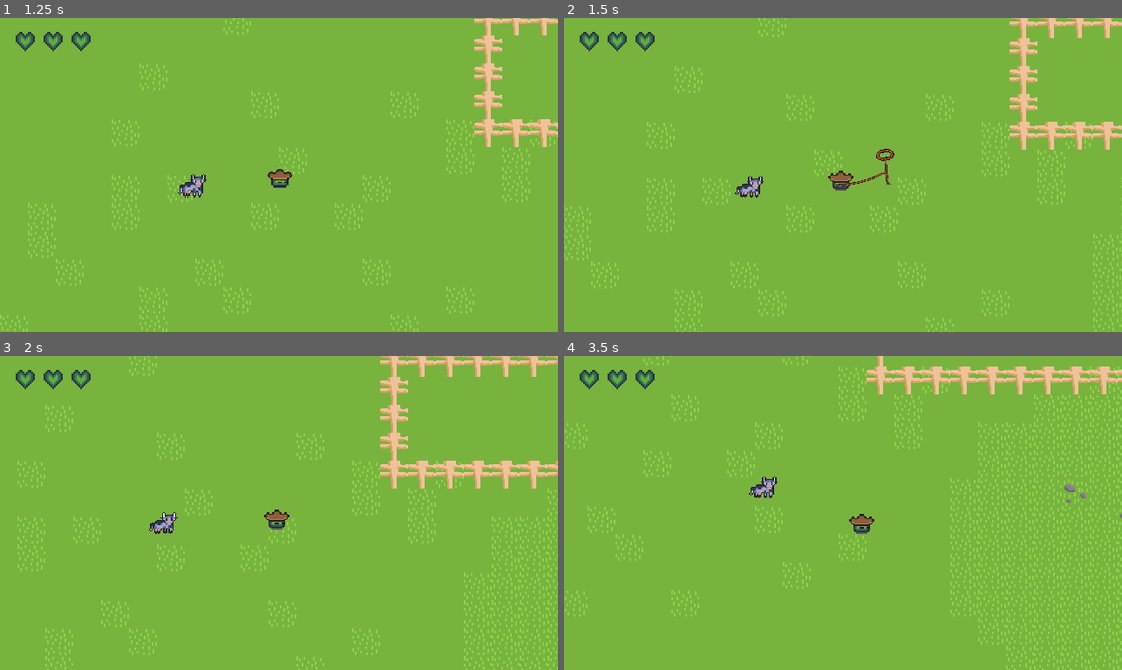
Above: before the commit, frames 1-4 (two rows, left to right).
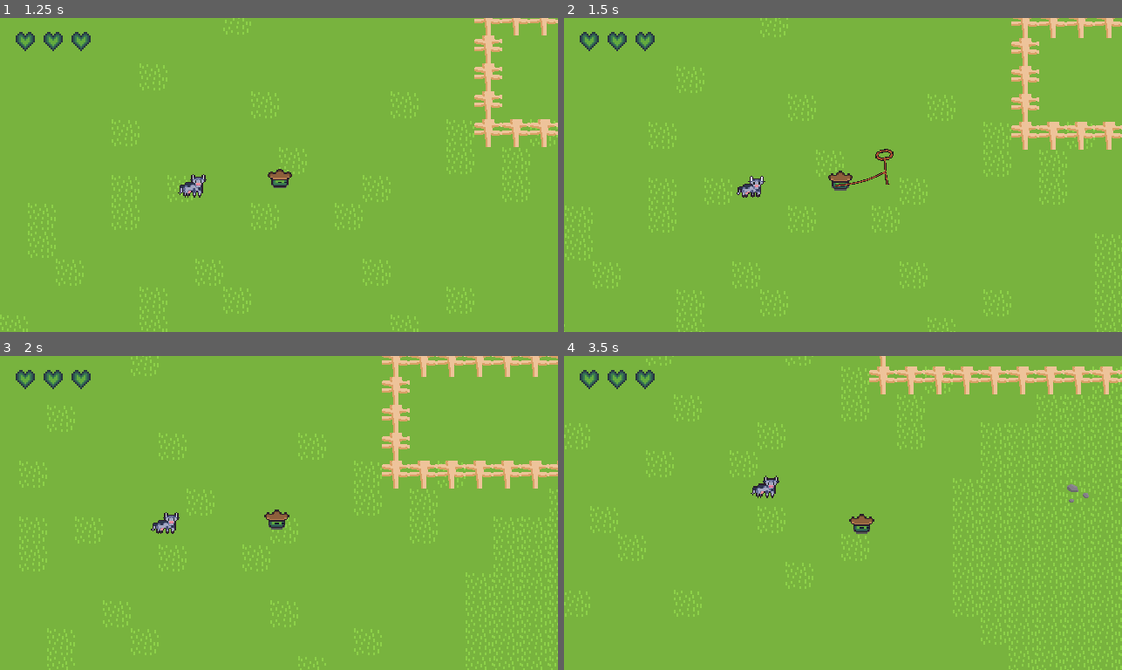
Above: after the commit, the same moments.

Repository: 2weeking/Lasso-Knight
Game: Godot game, scene res://levels/MainMenu.tscn
Two runs of this game, one before a commit and one after it. Both use one fixed random seed, a clock stepped at 60 frames per second and the inputs below.
Inputs (mouse positions are in pixels of both pictures, inside the frame that each line leads up to):
- Up to frame 1 (1.25 s): click "Start" at 0.5 s
- Up to frame 2 (1.5 s): move the mouse to (965, 159) at 1.27 s; hold D (right) from 1.28 s (still down); click (965, 159) at 1.35 s
- Up to frame 3 (2 s): keep holding D (right)
- Up to frame 4 (3.5 s): move the mouse to (731, 528) at 2.02 s; release D (right) at 2.03 s; hold S (down) 2.03-2.78 s; click (731, 528) at 2.1 s; move the mouse to (898, 443) at 2.77 s; hold D (right) from 2.78 s (still down); click (898, 443) at 2.85 s

Frame 1 is identical in both runs. In frame 2, 6.1% of the frame differs, in the area x 0-100%, y 0-100%; in frame 3, 8.1%; in frame 4, 13%.

Commit message:
Hopefully fixed low fps issues by moving idle process to physics process??

Diff:
--- a/entities/knight/knight.gd
+++ b/entities/knight/knight.gd
@@ -34,6 +34,7 @@
 var ropes = []
 var whipping = false
 var desired_velocity = Vector2.ZERO
+var input_direction = Vector2.ZERO
 
 func die():
 	queue_free()
@@ -58,13 +59,14 @@
 	gradient_texture.gradient = gradient
 	lasso_bar.texture_under = gradient_texture
 
-func _physics_process(_delta):
+func _process(delta):
 	# Movement
-	var input_direction = Vector2(
+	input_direction = Vector2(
 		Input.get_action_strength("right") - Input.get_action_strength("left"),
 		Input.get_action_strength("down") - Input.get_action_strength("up")
 	)
 
+func _physics_process(_delta):
 	# Animation and sprite related stuff
 	if input_direction != Vector2.ZERO:
 		state_machine.travel("walk")
--- a/entities/knight/knight.tscn
+++ b/entities/knight/knight.tscn
@@ -146,11 +146,13 @@
 script = ExtResource("1_bwy00")
 
 [node name="AnimationPlayer" type="AnimationPlayer" parent="."]
+callback_mode_process = 0
 libraries = {
 "": SubResource("AnimationLibrary_a50b0")
 }
 
 [node name="AnimationTree" type="AnimationTree" parent="."]
+callback_mode_process = 0
 libraries = {
 "": SubResource("AnimationLibrary_a50b0")
 }
--- a/entities/lasso/verlet_rope.gd
+++ b/entities/lasso/verlet_rope.gd
@@ -34,7 +34,7 @@
 		posPrev[i] = global_position + Vector2(constrain *i, 0)
 	global_position = Vector2.ZERO
 
-func _process(delta)->void:
+func _physics_process(delta)->void:
 	#set_start(to_local(target.global_position))
 	if target is Path2D:
 		set_last(to_local(target.get_curve().get_point_position(0) + target.global_position))
